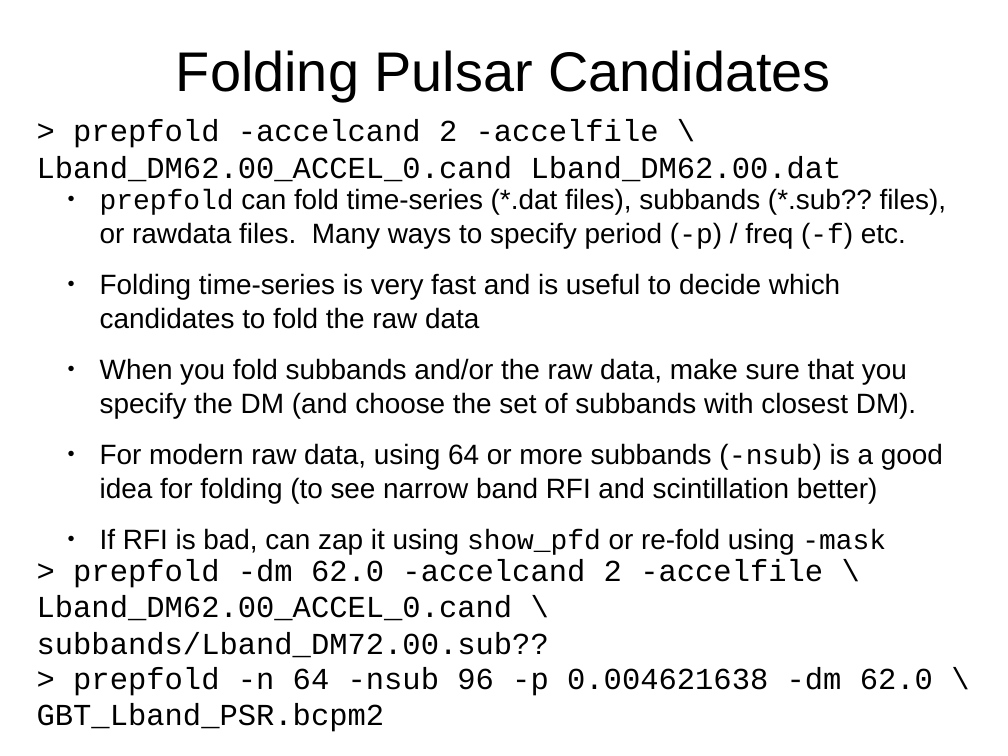
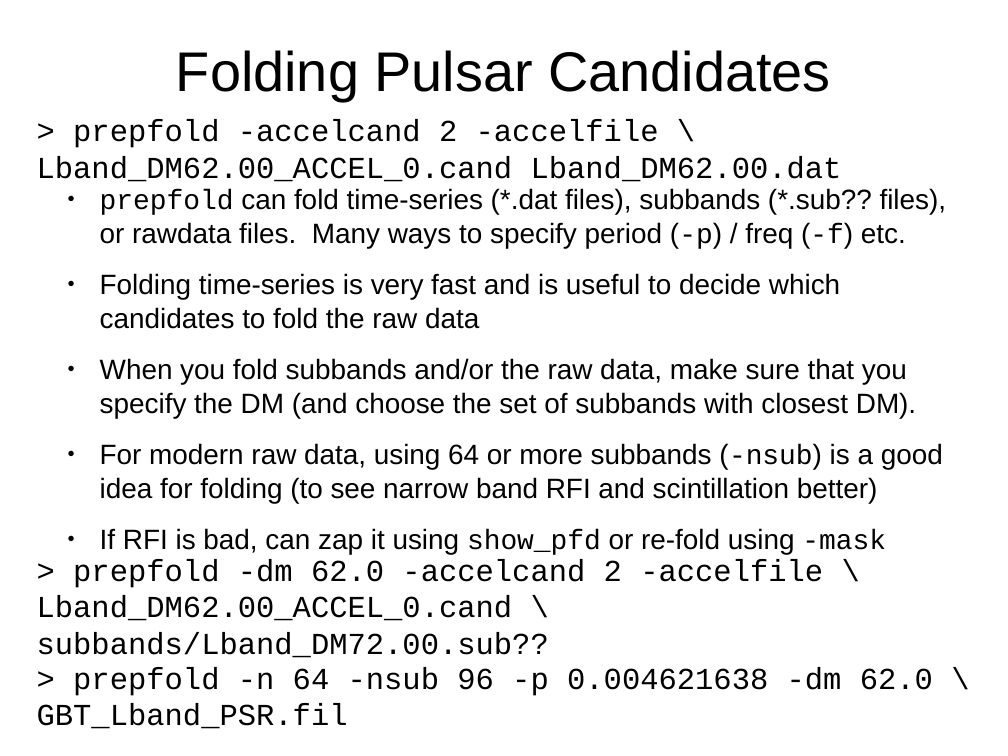
Before and after one commit to scottransom/presto, a slide deck: slide 22 of docs/PRESTO_search_tutorial.odp. Drawn at 1008x756 pixels with LibreOffice and Linux fonts; fonts in the diff are those of the drawing. Boxes give left, top, right and bottom in pixels: in the first picture for what was removed or moved away, otherwise in the second. Text is boxed around its words. In the diff, an @@ line names an element or a change of style, - is before the commit and + after.

Commit message:
Updated the tutorial for PRESTO v2 and using the .fil file rather than .bcpm2

```diff
--- a/docs/PRESTO_search_tutorial.odp
+++ b/docs/PRESTO_search_tutorial.odp
@@ text at (x1=37, y1=667, x2=933, y2=729): text changed @@
-> prepfold -n 64 -nsub 96 -p 0.004621638 -dm 62.0 \ GBT_Lband_PSR.bcpm2
+> prepfold -n 64 -nsub 96 -p 0.004621638 -dm 62.0 \ GBT_Lband_PSR.fil
```
Also in this commit, not shown: 8 other slides changed, 1 other file.
